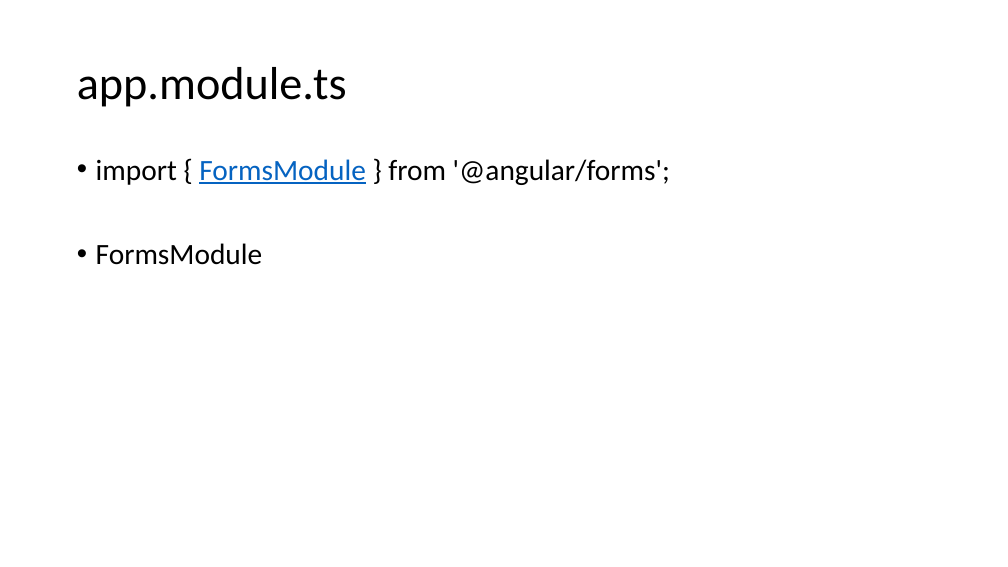
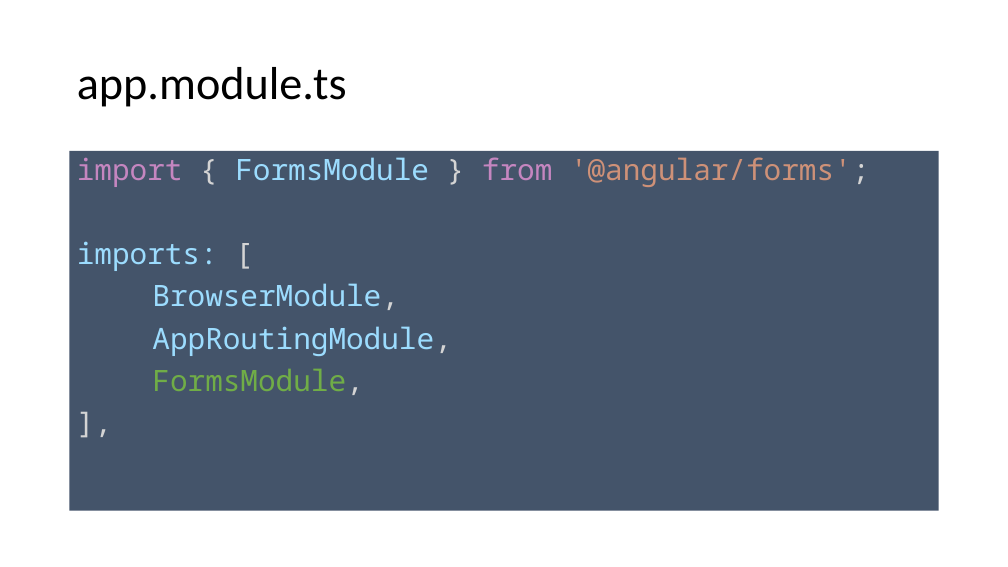
Before and after one commit to spirit-coding/todo-app-aj33349, a slide deck: slide 24 of Angular2.pptx. Drawn at 1008x567 pixels with LibreOffice and Linux fonts; fonts in the diff are those of the drawing. Boxes give left, top, right and bottom in pixels: in the first picture for what was removed or moved away, otherwise in the second. Text is boxed around its words. In the diff, an @@ line names an element or a change of style, - is before the commit and + after.

```diff
--- a/Angular2.pptx
+++ b/Angular2.pptx
@@ text "import { FormsModule } from ...": place and size @@
-text "import { FormsModule } from ..." at bbox=[96, 159, 670, 265]
+text "import { FormsModule } from ..." at bbox=[70, 151, 939, 511]
@@ text "import { FormsModule } from ..." at bbox=[70, 151, 939, 511]: fill none to #44546A @@
@@ text at bbox=[77, 157, 869, 187]: font Calibri to Noto Sans Mono in "import { FormsModule } from '@angular/forms';"; text colour #000000 to #C586C0 in "import from"; text colour #000000 to #D4D4D4 in "{ } '@angular/forms';"; text colour #0563C1 to #9CDCFE, underline off in "FormsModule"; text colour #000000 to #CE9178 in "'@angular/forms';"; bullet • to none @@
@@ text at bbox=[77, 241, 451, 395]: text changed; font Calibri to Noto Sans Mono; text colour #000000 to #9CDCFE @@
-• FormsModule
+imports: [
+BrowserModule,
+AppRoutingModule,
+FormsModule,
+],
```
Also in this commit, not shown: 3 other slides changed, 3 slides added, 1 slide removed.
